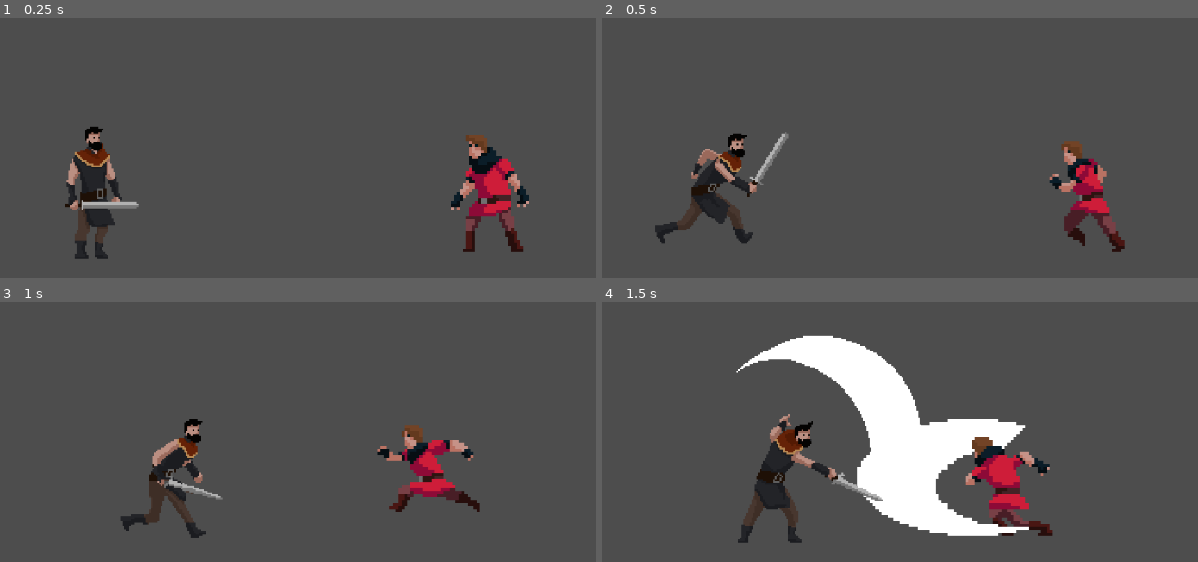
Above: before the commit, frames 1-4 (two rows, left to right).
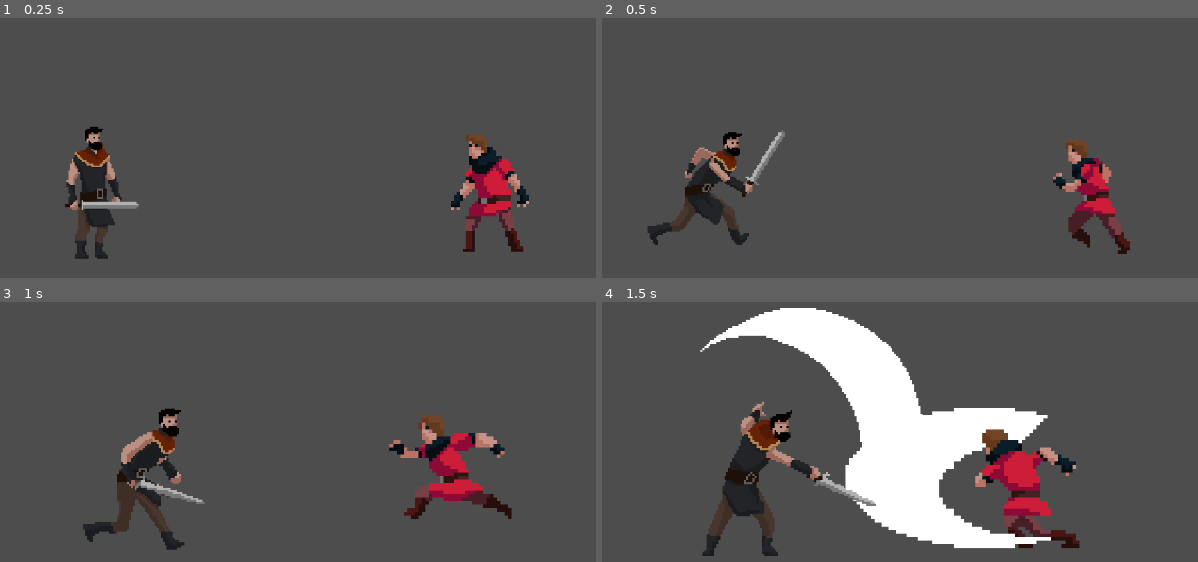
Above: after the commit, the same moments.

Repository: milana-94888u/you_are_a_weapon_now
Game: Godot game, scene res://src/arena/arena.tscn
The game is run twice, just before and just after one commit, with the same random seed, the same clock (stepped at 60 frames per second) and the same inputs.
Inputs:
- Up to frame 1 (0.25 s): no input
- Up to frame 2 (0.5 s): no input
- Up to frame 3 (1 s): no input
- Up to frame 4 (1.5 s): no input

Frame 1 is identical in both runs. In frame 2, 3.9% of the frame differs, in the area x 7-89%, y 43-91%; in frame 3, 8.8%; in frame 4, 17%, in the area x 16-81%, y 2-98%.

Commit message:
set animation camera zoom and run backwards

Diff:
--- a/src/arena/arena.gd
+++ b/src/arena/arena.gd
@@ -8,6 +8,6 @@
 # Animation loop
 func _on_animation_player_animation_finished(anim_name: StringName) -> void:
 	if anim_name == "clash_swords":
-		$AnimationPlayer.play("clash_swords_enemy_win")
-	elif anim_name == "clash_swords_enemy_win":
+		$AnimationPlayer.play("clash_swords_player_win")
+	elif anim_name == "clash_swords_player_win":
 		$AnimationPlayer.play("clash_swords")
--- a/src/arena/arena.tscn
+++ b/src/arena/arena.tscn
@@ -190,26 +190,14 @@
 tracks/6/type = "value"
 tracks/6/imported = false
 tracks/6/enabled = true
-tracks/6/path = NodePath("Enemy:flip_h")
+tracks/6/path = NodePath("Camera2D:zoom")
 tracks/6/interp = 1
 tracks/6/loop_wrap = true
 tracks/6/keys = {
-"times": PackedFloat32Array(0),
-"transitions": PackedFloat32Array(1),
-"update": 1,
-"values": [true]
-}
-tracks/7/type = "value"
-tracks/7/imported = false
-tracks/7/enabled = true
-tracks/7/path = NodePath("Player:flip_h")
-tracks/7/interp = 1
-tracks/7/loop_wrap = true
-tracks/7/keys = {
-"times": PackedFloat32Array(0),
-"transitions": PackedFloat32Array(1),
-"update": 1,
-"values": [false]
+"times": PackedFloat32Array(0, 0.4, 1),
+"transitions": PackedFloat32Array(1, 1, 1),
+"update": 0,
+"values": [Vector2(1, 1), Vector2(1, 1), Vector2(1.2, 1.2)]
 }
 
 [sub_resource type="Animation" id="Animation_2ti6p"]
@@ -234,11 +222,14 @@
 tracks/1/interp = 1
 tracks/1/loop_wrap = true
 tracks/1/keys = {
-"times": PackedFloat32Array(0),
-"transitions": PackedFloat32Array(1),
+"times": PackedFloat32Array(0, 0.4),
+"transitions": PackedFloat32Array(1, 1),
 "values": [{
 "args": [&"jump", 1.0, false],
 "method": &"play"
+}, {
+"args": [&"run"],
+"method": &"play_backwards"
 }]
 }
 tracks/2/type = "value"
@@ -260,11 +251,14 @@
 tracks/3/interp = 1
 tracks/3/loop_wrap = true
 tracks/3/keys = {
-"times": PackedFloat32Array(0),
-"transitions": PackedFloat32Array(1),
+"times": PackedFloat32Array(0, 0.4),
+"transitions": PackedFloat32Array(1, 1),
 "values": [{
 "args": [&"hit", 1.0, false],
 "method": &"play"
+}, {
+"args": [&"run"],
+"method": &"play_backwards"
 }]
 }
 tracks/4/type = "value"
@@ -290,30 +284,6 @@
 "transitions": PackedFloat32Array(1, 1),
 "update": 0,
 "values": [Vector2(148, 120), Vector2(48, 120)]
-}
-tracks/6/type = "value"
-tracks/6/imported = false
-tracks/6/enabled = true
-tracks/6/path = NodePath("Enemy:flip_h")
-tracks/6/interp = 1
-tracks/6/loop_wrap = true
-tracks/6/keys = {
-"times": PackedFloat32Array(0.4),
-"transitions": PackedFloat32Array(1),
-"update": 1,
-"values": [false]
-}
-tracks/7/type = "value"
-tracks/7/imported = false
-tracks/7/enabled = true
-tracks/7/path = NodePath("Player:flip_h")
-tracks/7/interp = 1
-tracks/7/loop_wrap = true
-tracks/7/keys = {
-"times": PackedFloat32Array(0.4),
-"transitions": PackedFloat32Array(1),
-"update": 1,
-"values": [true]
 }
 
 [sub_resource type="Animation" id="Animation_2n1xu"]
@@ -338,11 +308,14 @@
 tracks/1/interp = 1
 tracks/1/loop_wrap = true
 tracks/1/keys = {
-"times": PackedFloat32Array(0),
-"transitions": PackedFloat32Array(1),
+"times": PackedFloat32Array(0, 0.4),
+"transitions": PackedFloat32Array(1, 1),
 "values": [{
 "args": [&"hit", 1.0, false],
 "method": &"play"
+}, {
+"args": [&"run"],
+"method": &"play_backwards"
 }]
 }
 tracks/2/type = "value"
@@ -364,11 +337,14 @@
 tracks/3/interp = 1
 tracks/3/loop_wrap = true
 tracks/3/keys = {
-"times": PackedFloat32Array(0),
-"transitions": PackedFloat32Array(1),
+"times": PackedFloat32Array(0, 0.4),
+"transitions": PackedFloat32Array(1, 1),
 "values": [{
 "args": [&"jump", 1.0, false],
 "method": &"play"
+}, {
+"args": [&"run"],
+"method": &"play_backwards"
 }]
 }
 tracks/4/type = "value"
@@ -395,30 +371,6 @@
 "update": 0,
 "values": [Vector2(148, 120), Vector2(48, 120)]
 }
-tracks/6/type = "value"
-tracks/6/imported = false
-tracks/6/enabled = true
-tracks/6/path = NodePath("Enemy:flip_h")
-tracks/6/interp = 1
-tracks/6/loop_wrap = true
-tracks/6/keys = {
-"times": PackedFloat32Array(0.4),
-"transitions": PackedFloat32Array(1),
-"update": 1,
-"values": [false]
-}
-tracks/7/type = "value"
-tracks/7/imported = false
-tracks/7/enabled = true
-tracks/7/path = NodePath("Player:flip_h")
-tracks/7/interp = 1
-tracks/7/loop_wrap = true
-tracks/7/keys = {
-"times": PackedFloat32Array(0.4),
-"transitions": PackedFloat32Array(1),
-"update": 1,
-"values": [true]
-}
 
 [sub_resource type="AnimationLibrary" id="AnimationLibrary_ntmkd"]
 _data = {
@@ -433,16 +385,20 @@
 
 [node name="Enemy" parent="." instance=ExtResource("3_ujowl")]
 position = Vector2(404, 0)
-animation = &"hit"
+animation = &"jump"
+flip_h = true
 
 [node name="Player" parent="." instance=ExtResource("1_01btu")]
 position = Vector2(148, 120)
-animation = &"jump"
-flip_h = true
+animation = &"hit"
 
 [node name="AnimationPlayer" type="AnimationPlayer" parent="."]
 libraries = {
 "": SubResource("AnimationLibrary_ntmkd")
 }
 
+[node name="Camera2D" type="Camera2D" parent="."]
+position = Vector2(576, 324)
+zoom = Vector2(1.2, 1.2)
+
 [connection signal="animation_finished" from="AnimationPlayer" to="." method="_on_animation_player_animation_finished"]
